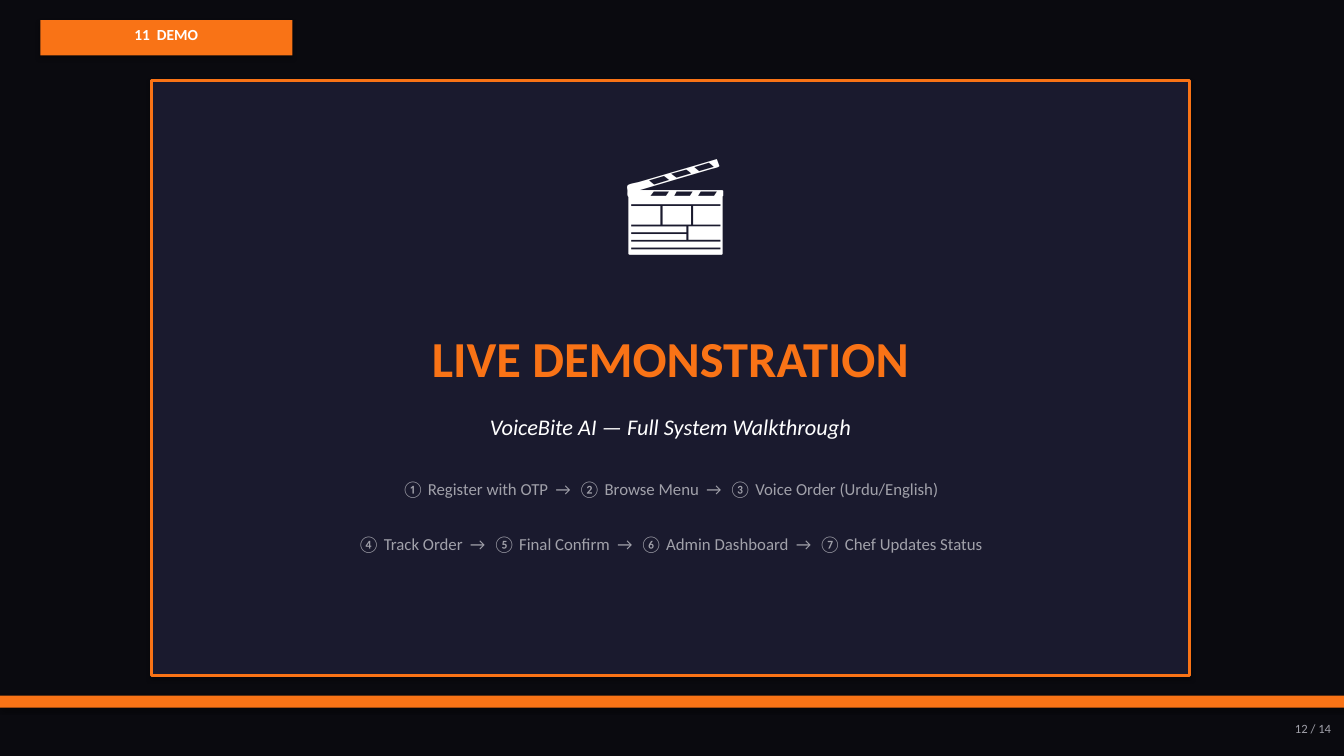
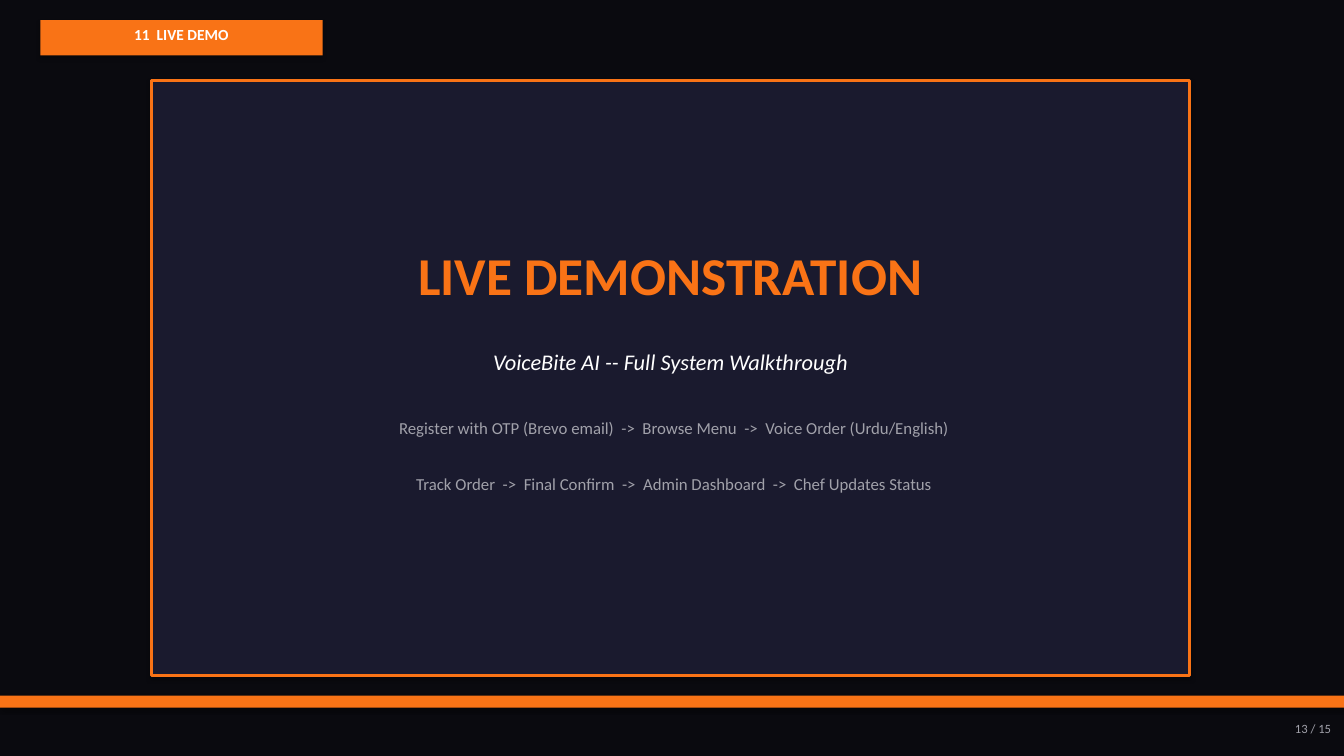
Before and after one commit to daniyalbettani/voice-restaurant-ai, a slide deck: slide 13 of VoiceBite_AI_Presentation.pptx (slide 12 before the commit). Drawn at 1344x756 pixels with LibreOffice and Linux fonts; fonts in the diff are those of the drawing. Boxes give left, top, right and bottom in pixels: in the first picture for what was removed or moved away, otherwise in the second. Text is boxed around its words. In the diff, an @@ line names an element or a change of style, - is before the commit and + after.

Commit message:
feat: add authentication context, modal component, and admin login page

```diff
--- a/VoiceBite_AI_Presentation.pptx
+++ b/VoiceBite_AI_Presentation.pptx
@@ rectangle: place and size @@
-rectangle at <box>40,20,292,55</box>
+rectangle at <box>40,20,323,55</box>
@@ text at <box>134,30,228,40</box>: text changed @@
-11 DEMO
+11 LIVE DEMO
@@ text removed at <box>585,131,766,313</box> @@
-🎬
@@ text "LIVE DEMONSTRATION": place and size @@
-text "LIVE DEMONSTRATION" at <box>432,344,908,378</box>
+text "LIVE DEMONSTRATION" at <box>418,260,922,296</box>
@@ text "LIVE DEMONSTRATION" at <box>418,260,922,296</box>: size 36 to 38 pt @@
@@ text at <box>493,354,847,374</box>: text changed @@
-VoiceBite AI — Full System Walkthrough
+VoiceBite AI -- Full System Walkthrough
@@ text at <box>399,422,949,437</box>: text changed @@
-① Register with OTP → ② Browse Menu → ③ Voice Order (Urdu/English)
+Register with OTP (Brevo email) -> Browse Menu -> Voice Order (Urdu/English)
@@ text at <box>416,478,931,493</box>: text changed @@
-④ Track Order → ⑤ Final Confirm → ⑥ Admin Dashboard → ⑦ Chef Updates Status
+Track Order -> Final Confirm -> Admin Dashboard -> Chef Updates Status
@@ text at <box>1295,725,1331,733</box>: text changed @@
-12 / 14
+13 / 15
```
Also in this commit, not shown: 11 other slides changed, 3 slides added, 2 slides removed, 3 other files.
